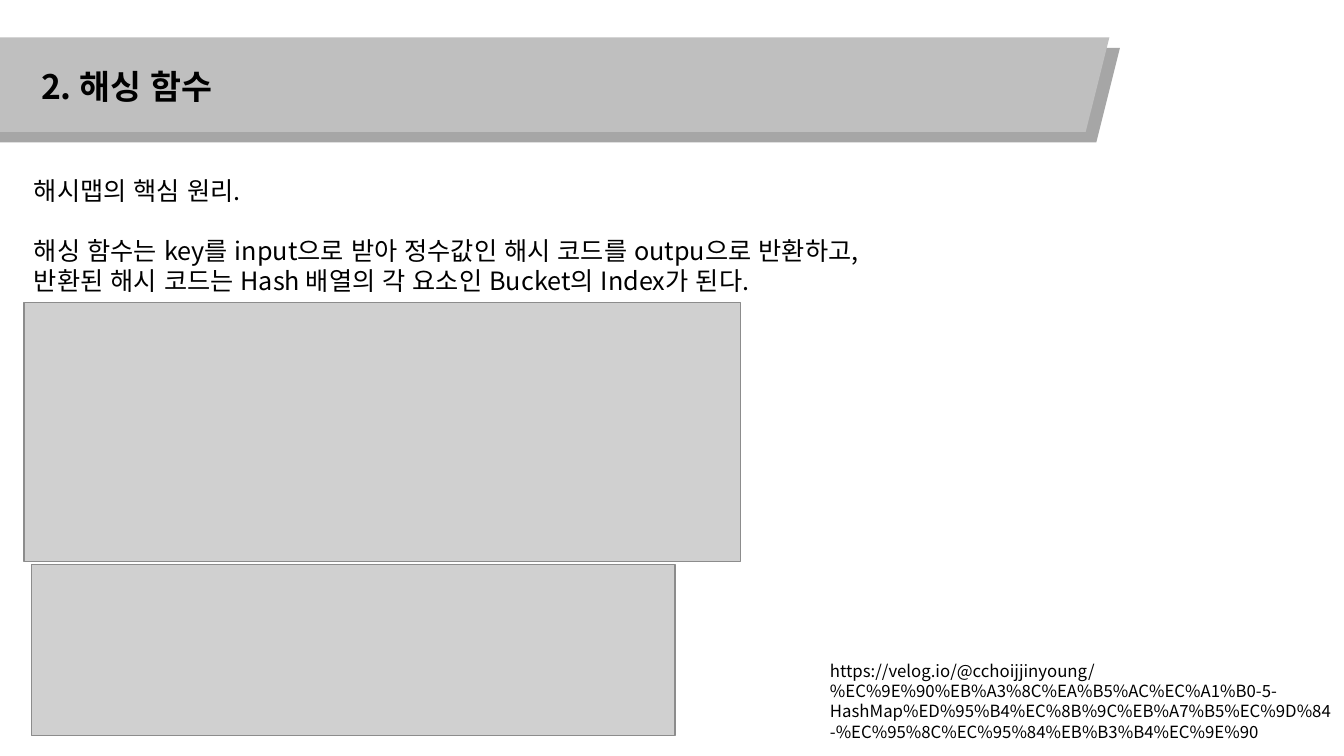
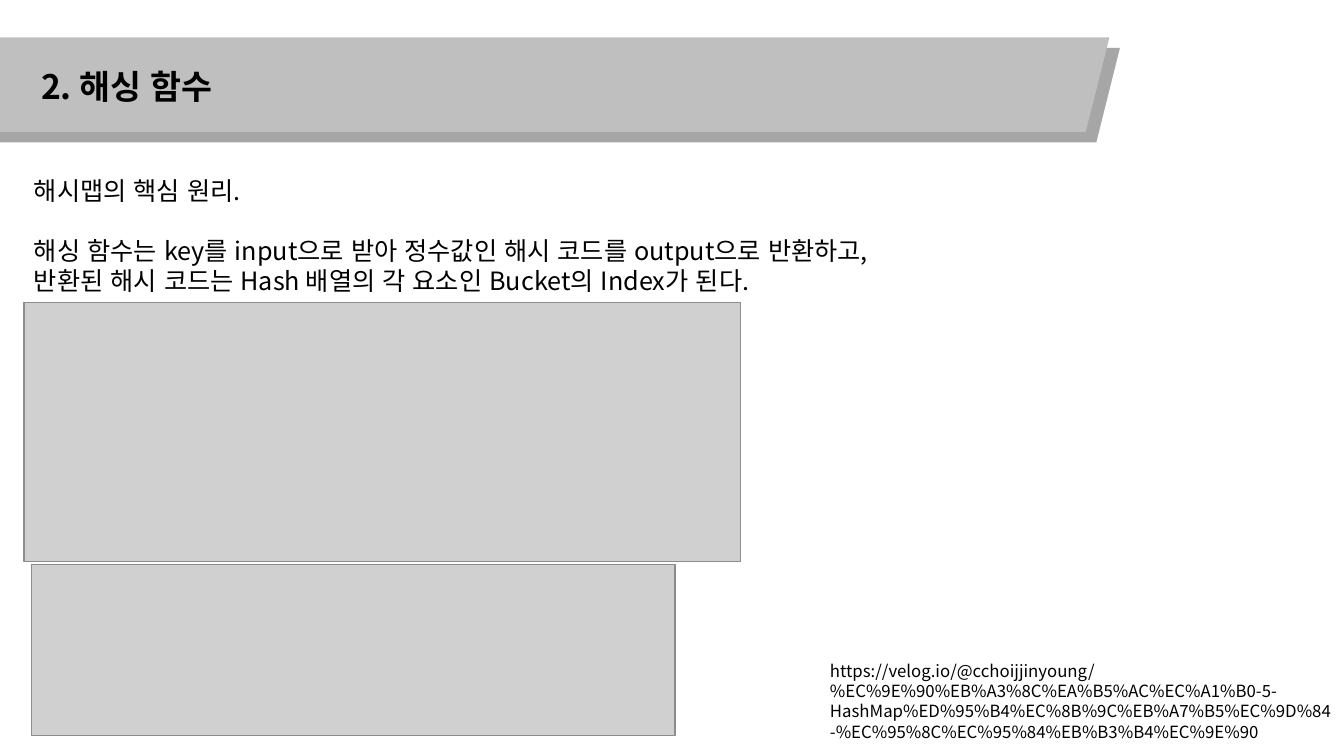
Before and after one commit to algol-master/lecture-notes, a slide deck: slide 4 of 1. 해시맵.pptx. Drawn at 1344x756 pixels with LibreOffice and Linux fonts; fonts in the diff are those of the drawing; grey boxes stand for pictures. Boxes give left, top, right and bottom in pixels: in the first picture for what was removed or moved away, otherwise in the second. Text is boxed around its words. In the diff, an @@ line names an element or a change of style, - is before the commit and + after.

```diff
--- a/1. 해시맵.pptx
+++ b/1. 해시맵.pptx
@@ text at bbox=[34, 239, 868, 266]: text changed @@
-해싱 함수는 key를 input으로 받아 정수값인 해시 코드를 outpu으로 반환하고,
+해싱 함수는 key를 input으로 받아 정수값인 해시 코드를 output으로 반환하고,
```
Also in this commit, not shown: 2 other slides changed, 1 slide removed.
